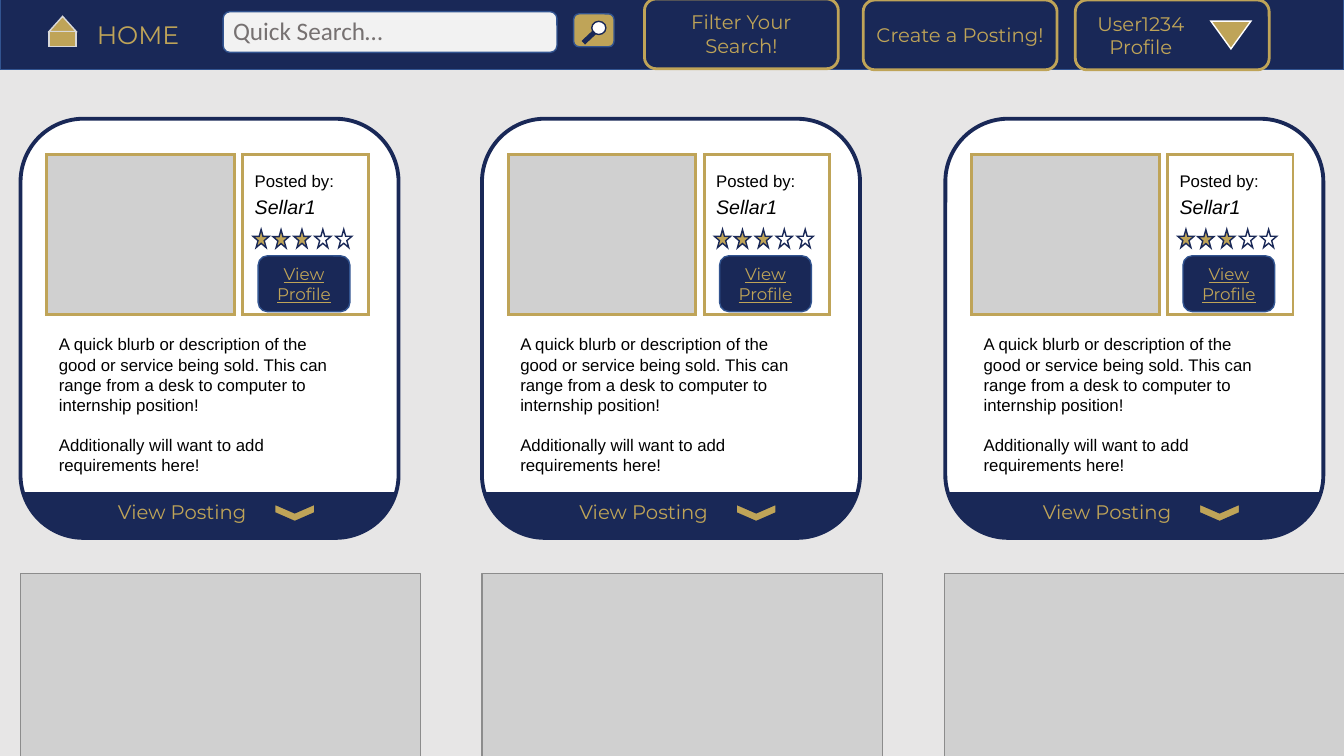
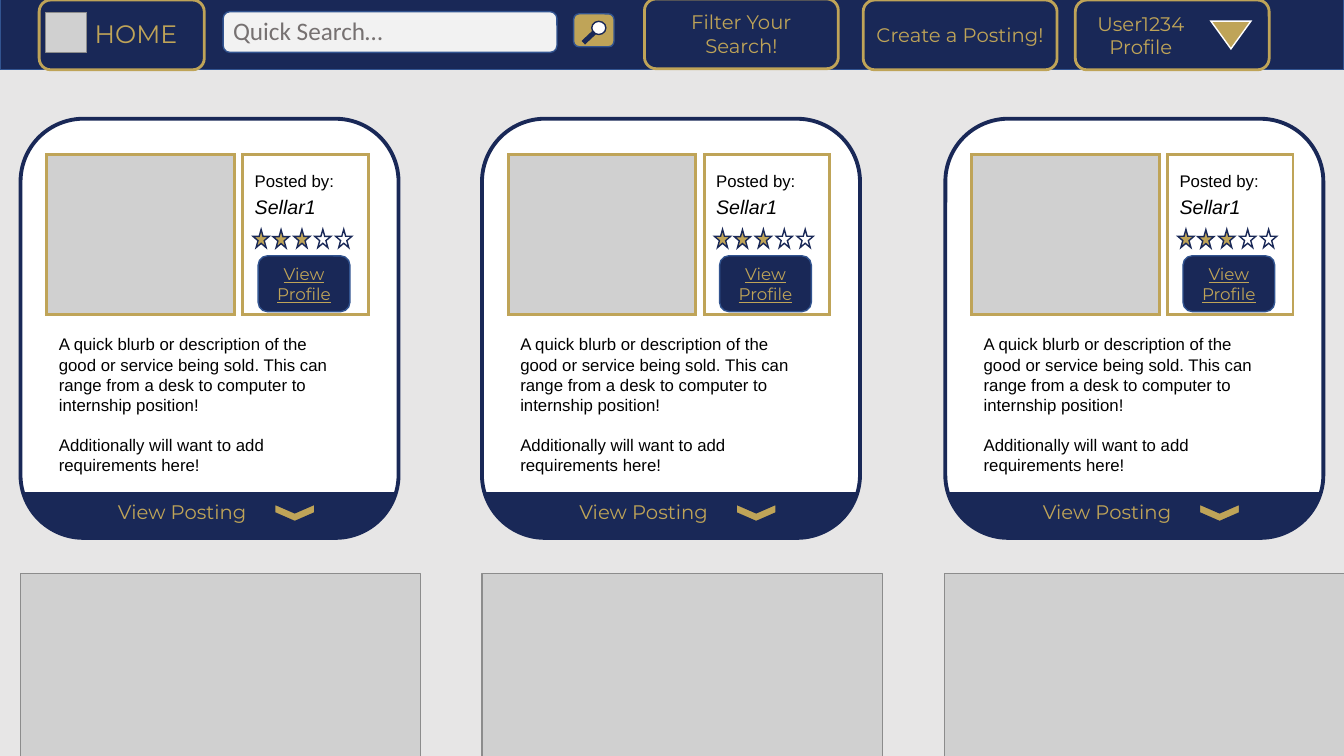
Before and after one commit to amm414/CS1530-Software-Engineering-Project, a slide deck: slide 1 of documentation/Mockups/powerpoint-pdf-mocks/user-view.pptx. Drawn at 1344x756 pixels with LibreOffice and Linux fonts; fonts in the diff are those of the drawing; grey boxes stand for pictures. Boxes give left, top, right and bottom in pixels: in the first picture for what was removed or moved away, otherwise in the second. Text is boxed around its words. In the diff, an @@ line names an element or a change of style, - is before the commit and + after.

```diff
--- a/documentation/Mockups/powerpoint-pdf-mocks/user-view.pptx
+++ b/documentation/Mockups/powerpoint-pdf-mocks/user-view.pptx
@@ rounded rectangle added at bbox=[39, 0, 205, 70], outline #BFA458 2 pt @@
@@ picture added at bbox=[46, 12, 87, 52] @@
@@ flow chart extract removed at bbox=[49, 16, 77, 31] @@
@@ rectangle removed at bbox=[49, 31, 77, 46] @@
```
Also in this commit, not shown: 1 slide removed, 1 other file.
